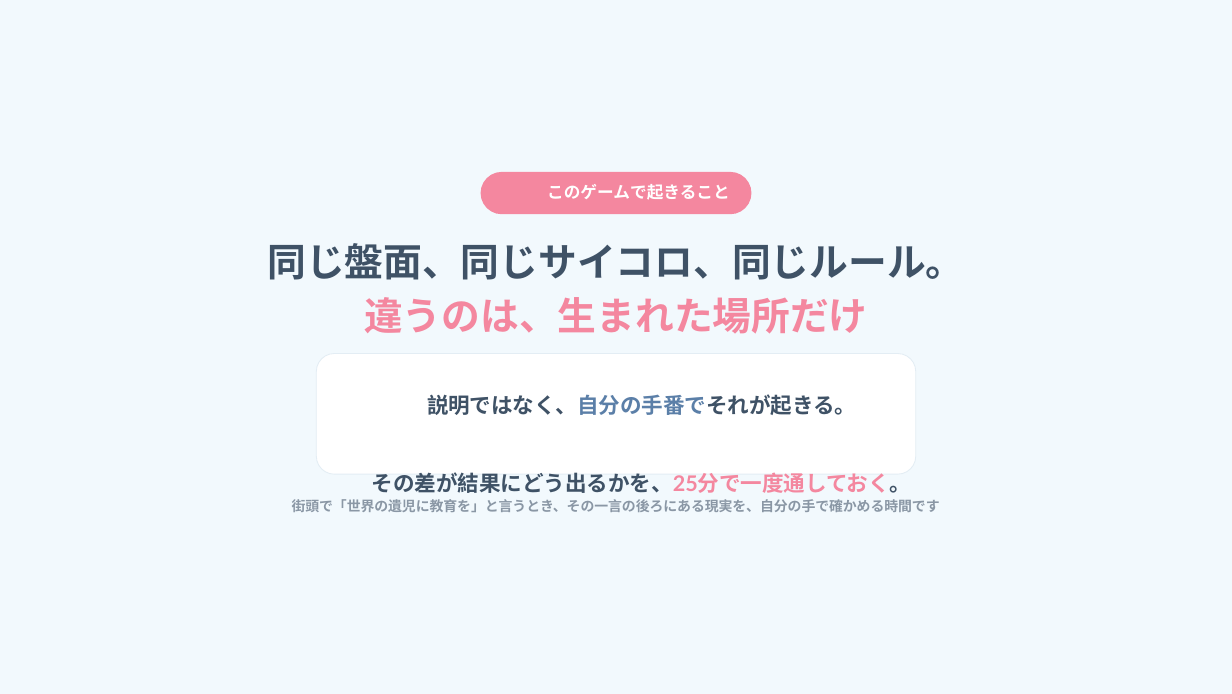
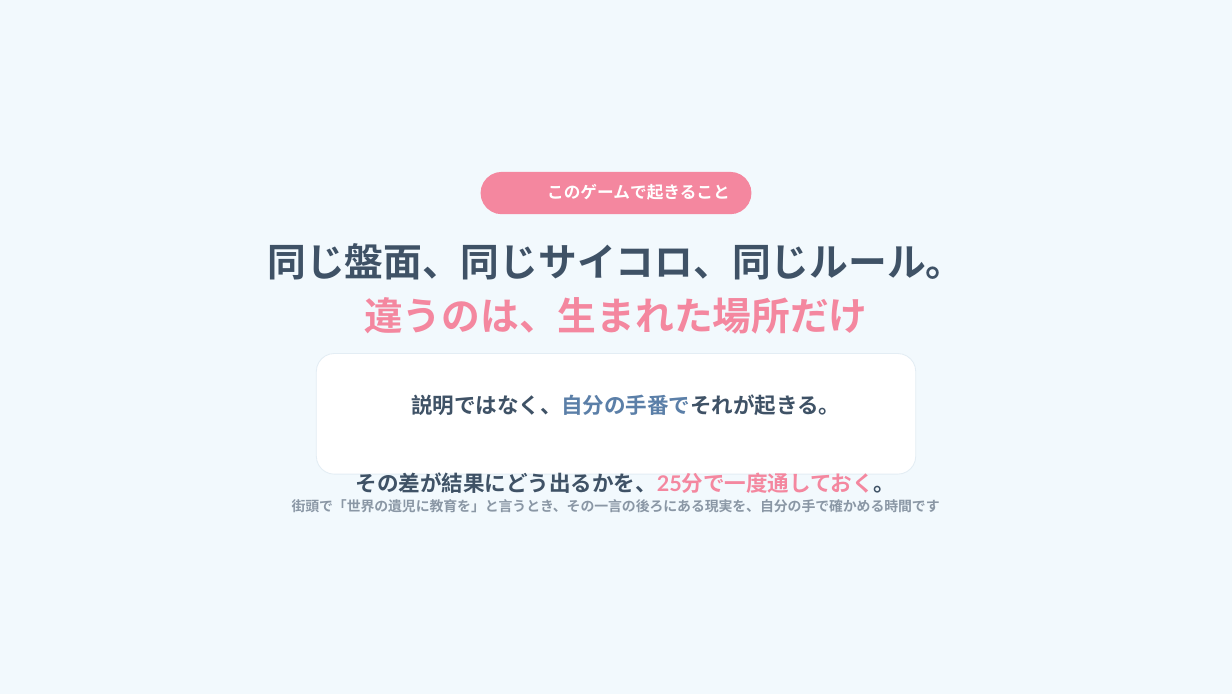
Before and after one commit to arico1101/door-world-short-online, a slide deck: slide 4 of slides.pptx. Drawn at 1232x694 pixels with LibreOffice and Linux fonts; fonts in the diff are those of the drawing; background and template pictures are left out. Boxes give left, top, right and bottom in pixels: in the first picture for what was removed or moved away, otherwise in the second. Text is boxed around its words. In the diff, an @@ line names an element or a change of style, - is before the commit and + after.

```diff
--- a/slides.pptx
+++ b/slides.pptx
@@ text "説明ではなく、自分の手番でそれが起きる。": place and size @@
-text "説明ではなく、自分の手番でそれが起きる。" at (372,394,912,493)
+text "説明ではなく、自分の手番でそれが起きる。" at (356,394,896,493)
```
Also in this commit, not shown: 11 other slides changed.
